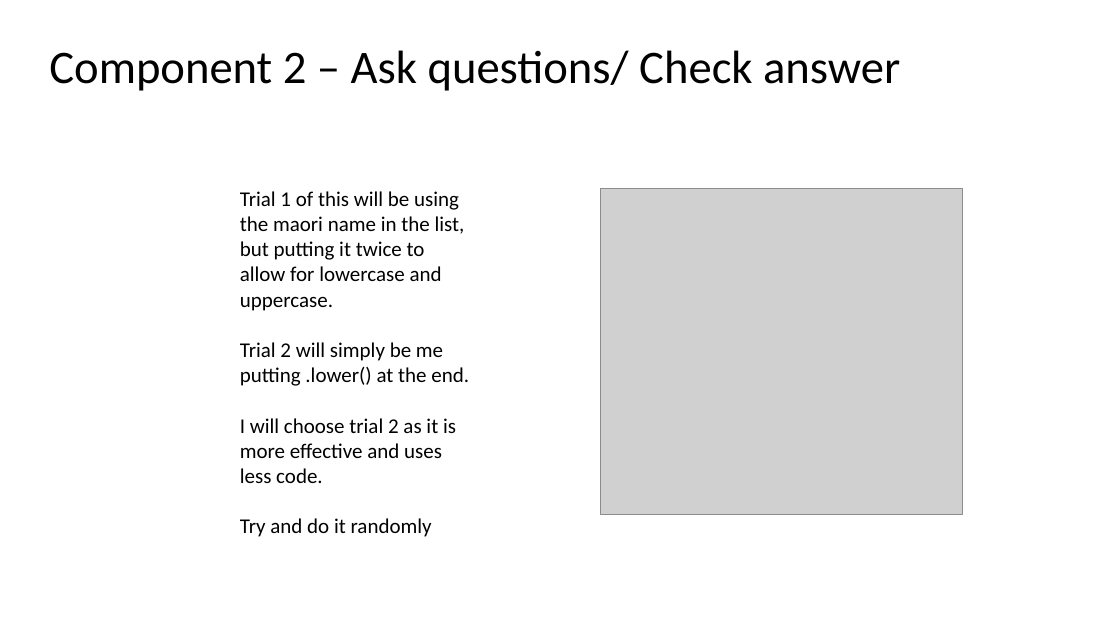
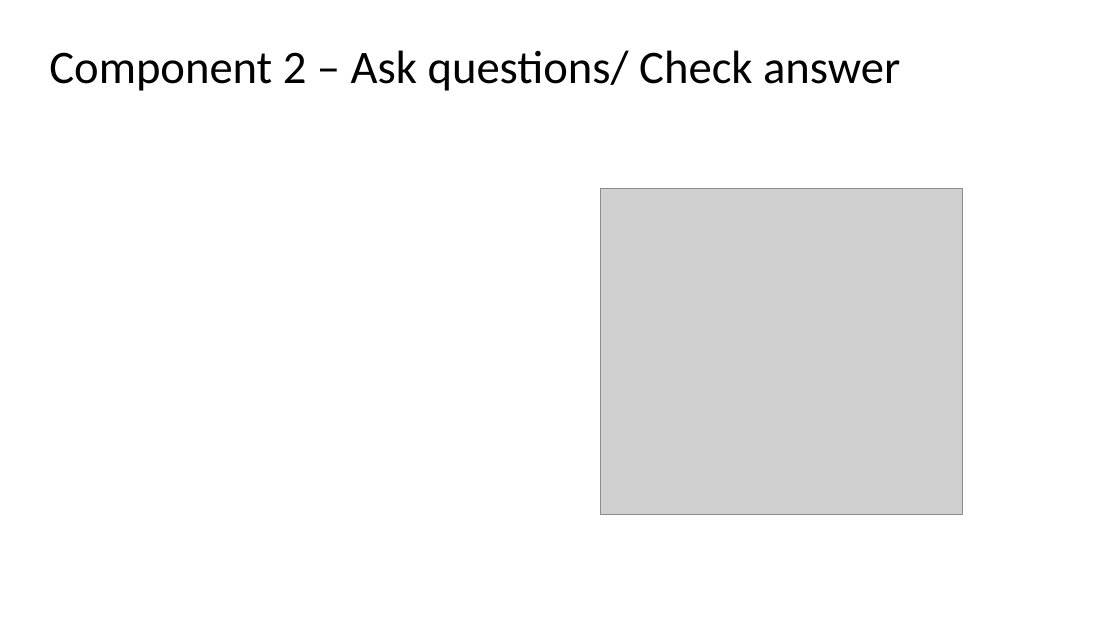
Before and after one commit to jireh-t/Assessment, a slide deck: slide 12 of 1.7 and 1.8 documentation.pptx. Drawn at 1120x630 pixels with LibreOffice and Linux fonts; fonts in the diff are those of the drawing; grey boxes stand for pictures. Boxes give left, top, right and bottom in pixels: in the first picture for what was removed or moved away, otherwise in the second. Text is boxed around its words. In the diff, an @@ line names an element or a change of style, - is before the commit and + after.

```diff
--- a/1.7 and 1.8 documentation.pptx
+++ b/1.7 and 1.8 documentation.pptx
@@ text removed at box(240, 191, 469, 537) @@
-Trial 1 of this will be using the maori name in the list, but putting it twice to allow for lowercase and uppercase.
-Trial 2 will simply be me putting .lower() at the end.
-I will choose trial 2 as it is more effective and uses less code.
-Try and do it randomly
```
Also in this commit, not shown: 2 other slides changed, 3 slides added, 2 slides removed, 2 other files.
